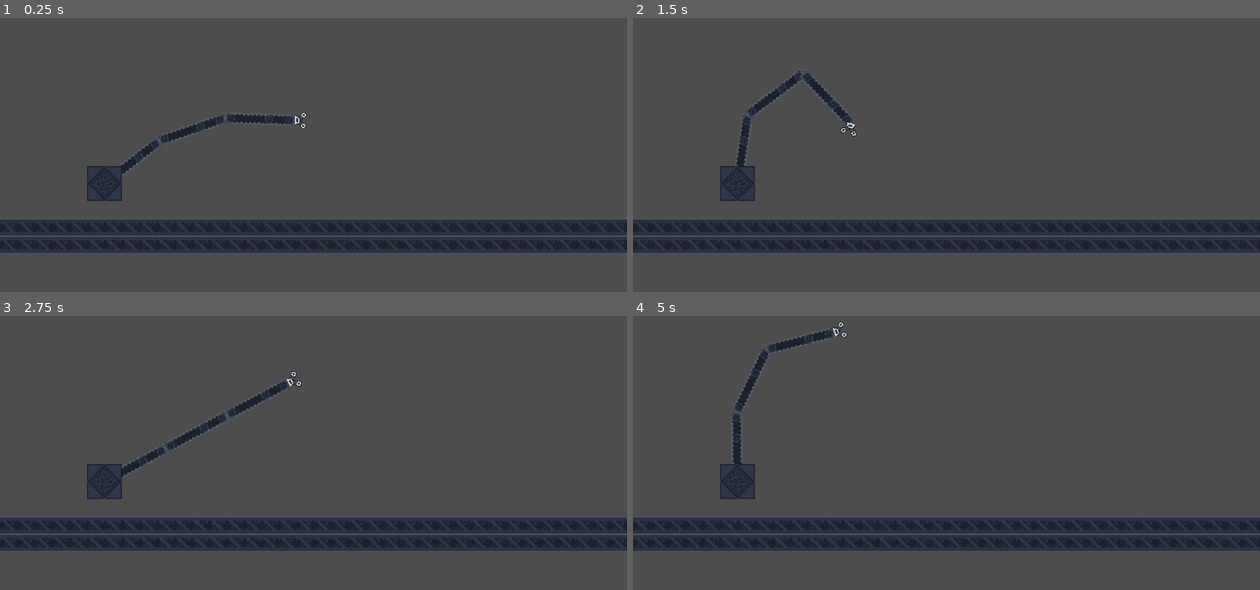
Above: before the commit, frames 1-4 (two rows, left to right).
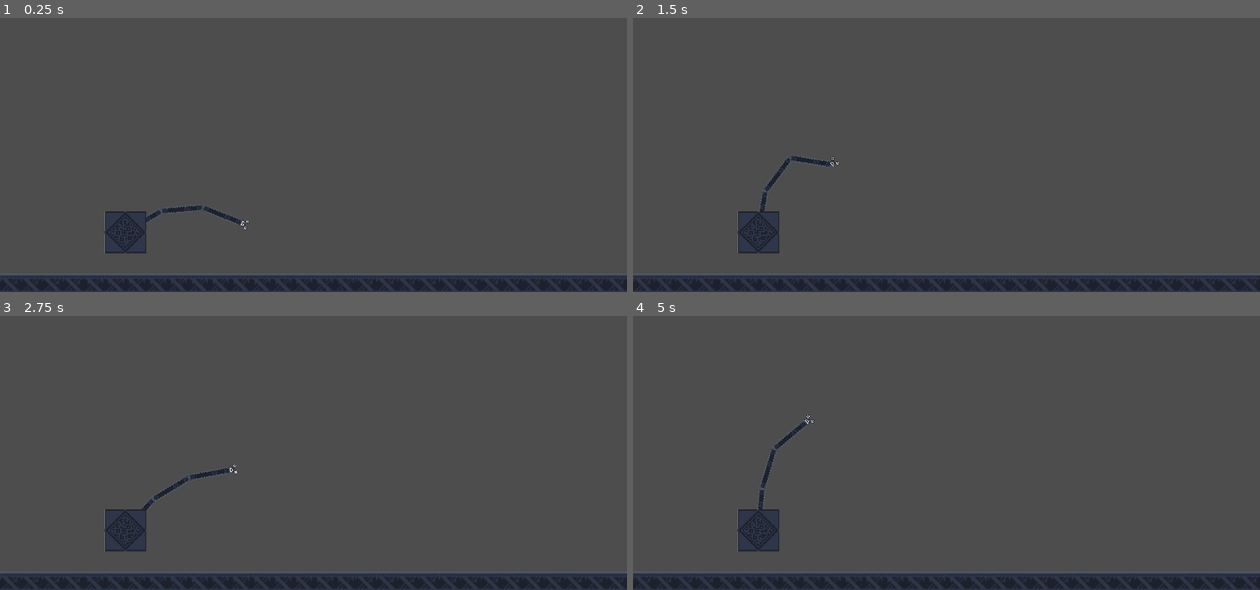
Above: after the commit, the same moments.

Repository: Katsutoshii/graftedgear
Game: Godot game, scene res://test.tscn
Two runs of this game, one before a commit and one after it. Both use one fixed random seed, a clock stepped at 60 frames per second and the inputs below.
Inputs (mouse positions are in pixels of both pictures, inside the frame that each line leads up to):
- Up to frame 1 (0.25 s): no input
- Up to frame 2 (1.5 s): drag from (959, 209) to (933, 116) at 0.52 s; drag from (821, 133) to (915, 187) at 1.27 s
- Up to frame 3 (2.75 s): move the mouse to (376, 337) at 2.02 s; click (376, 337) at 2.1 s
- Up to frame 4 (5 s): drag from (915, 485) to (1009, 337) at 2.77 s; move the mouse to (1134, 466) at 3.52 s; click (1134, 466) at 3.6 s; drag from (758, 362) to (852, 326) at 4.27 s

The runs differ from the first frame. In frame 1, 20% of the frame differs, in the area x 0-100%, y 34-100%; in frame 2, 20%; in frame 3, 20%; in frame 4, 20%, in the area x 0-100%, y 1-100%.

Commit message:
Physical claw implemented

Diff:
--- a/player/arm.tscn
+++ b/player/arm.tscn
@@ -1,11 +1,13 @@
 [gd_scene load_steps=8 format=3 uid="uid://dinsln64y6yu0"]
 
 [ext_resource type="Texture2D" uid="uid://b13u7fifnct77" path="res://terrain/industrial.v2.png" id="1_iogs4"]
-[ext_resource type="Script" path="res://player/claw.gd" id="2_3bwnl"]
 [ext_resource type="PackedScene" uid="uid://cnqmv5c8ln7kl" path="res://player/target.tscn" id="2_3qhue"]
+[ext_resource type="Script" path="res://player/follow_pointer.gd" id="2_dbjun"]
+
+[sub_resource type="CircleShape2D" id="CircleShape2D_bhipe"]
 
 [sub_resource type="SkeletonModification2DFABRIK" id="SkeletonModification2DFABRIK_gmbdw"]
-target_nodepath = NodePath("../Target")
+target_nodepath = NodePath("../Claw")
 fabrik_data_chain_length = 4
 joint_data/0/bone_index = 0
 joint_data/0/bone2d_node = NodePath("Joint0")
@@ -30,12 +32,26 @@
 region = Rect2(0, 128, 64, 16)
 margin = Rect2(0, 3, 0, 0)
 
-[sub_resource type="CircleShape2D" id="CircleShape2D_hu8ln"]
-
 [node name="Arm" type="Node2D"]
 texture_filter = 1
 texture_repeat = 2
 scale = Vector2(2, 2)
+
+[node name="Claw" parent="." node_paths=PackedStringArray("target") instance=ExtResource("2_3qhue")]
+position = Vector2(192, 0)
+target = NodePath("../Pointer")
+
+[node name="Pointer" type="Node2D" parent="." node_paths=PackedStringArray("origin")]
+position = Vector2(196, -12)
+script = ExtResource("2_dbjun")
+origin = NodePath("..")
+
+[node name="Area2D" type="Area2D" parent="Pointer"]
+
+[node name="CollisionShape2D" type="CollisionShape2D" parent="Pointer/Area2D"]
+position = Vector2(-4, 12)
+shape = SubResource("CircleShape2D_bhipe")
+debug_color = Color(0, 0.627451, 0.501961, 0.419608)
 
 [node name="Skeleton2D" type="Skeleton2D" parent="."]
 modification_stack = SubResource("SkeletonModificationStack2D_2phuq")
@@ -45,7 +61,6 @@
 auto_calculate_length_and_angle = false
 length = 64.0
 bone_angle = 0.0
-metadata/_local_pose_override_enabled_ = true
 
 [node name="Sprite2D" type="Sprite2D" parent="Skeleton2D/Joint0"]
 position = Vector2(32, 0)
@@ -53,11 +68,10 @@
 
 [node name="Joint1" type="Bone2D" parent="Skeleton2D/Joint0"]
 position = Vector2(64, 0)
-rest = Transform2D(1, 0, 0, 1, 32, 0)
+rest = Transform2D(1, 0, 0, 1, 64, 0)
 auto_calculate_length_and_angle = false
 length = 64.0
 bone_angle = 0.0
-metadata/_local_pose_override_enabled_ = true
 
 [node name="Sprite2D" type="Sprite2D" parent="Skeleton2D/Joint0/Joint1"]
 position = Vector2(32, 0)
@@ -65,11 +79,10 @@
 
 [node name="Joint2" type="Bone2D" parent="Skeleton2D/Joint0/Joint1"]
 position = Vector2(64, 0)
-rest = Transform2D(1, 0, 0, 1, 32, 0)
+rest = Transform2D(1, 0, 0, 1, 64, 0)
 auto_calculate_length_and_angle = false
 length = 64.0
 bone_angle = 0.0
-metadata/_local_pose_override_enabled_ = true
 
 [node name="Sprite2D" type="Sprite2D" parent="Skeleton2D/Joint0/Joint1/Joint2"]
 position = Vector2(32, 0)
@@ -77,16 +90,13 @@
 
 [node name="Claw" type="Bone2D" parent="Skeleton2D/Joint0/Joint1/Joint2"]
 position = Vector2(64, 0)
-scale = Vector2(0.999999, 0.999999)
-rest = Transform2D(1, 0, 0, 1, 32, 0)
+rest = Transform2D(1, 0, 0, 1, 64, 0)
 auto_calculate_length_and_angle = false
 length = 16.0
 bone_angle = 0.0
-script = ExtResource("2_3bwnl")
-metadata/_local_pose_override_enabled_ = true
 
 [node name="Top" type="Sprite2D" parent="Skeleton2D/Joint0/Joint1/Joint2/Claw"]
-position = Vector2(8, 0)
+position = Vector2(8.00002, 0)
 rotation = -1.5708
 scale = Vector2(1, -1)
 texture = ExtResource("1_iogs4")
@@ -99,16 +109,3 @@
 texture = ExtResource("1_iogs4")
 region_enabled = true
 region_rect = Rect2(144, 128, 16, 16)
-
-[node name="Area2D" type="Area2D" parent="Skeleton2D/Joint0/Joint1/Joint2/Claw"]
-position = Vector2(8, 0)
-collision_layer = 4
-
-[node name="CollisionShape2D" type="CollisionShape2D" parent="Skeleton2D/Joint0/Joint1/Joint2/Claw/Area2D"]
-shape = SubResource("CircleShape2D_hu8ln")
-
-[node name="Target" parent="." instance=ExtResource("2_3qhue")]
-position = Vector2(212, 0)
-
-[connection signal="body_entered" from="Skeleton2D/Joint0/Joint1/Joint2/Claw/Area2D" to="Skeleton2D/Joint0/Joint1/Joint2/Claw" method="_on_area_2d_body_entered"]
-[connection signal="body_exited" from="Skeleton2D/Joint0/Joint1/Joint2/Claw/Area2D" to="Skeleton2D/Joint0/Joint1/Joint2/Claw" method="_on_area_2d_body_exited"]
--- a/player/claw.gd
+++ b/player/claw.gd
@@ -1,24 +1,40 @@
-extends Bone2D
+extends RigidBody2D
 
 var is_open: bool = true
 var original_collider_color: Color
+
+# How quicky to follow to pointer.
+@export var follow_speed: float = 2500.
+# Maximum distance used for scaling.
+@export var max_squared_distance: float = 100.
+# Amount of drag to apply to the object.
+@export var drag: float = 10.
+@export var target: Node2D
+const RADIUS_SQUARED = (64 * 3 + 16) ^ 2
 
 
 func on_close():
 	print("close")
 	is_open = false
-	$Area2D/CollisionShape2D.debug_color = Color(1, 0, 0, 0.5)
+	$CollisionShape2D.debug_color = Color(1, 0, 0, 0.5)
 
 
 func on_open():
 	print("open")
 	is_open = true
-	$Area2D/CollisionShape2D.debug_color = original_collider_color
+	$CollisionShape2D.debug_color = original_collider_color
 
 
 # Called when the node enters the scene tree for the first time.
 func _ready():
-	original_collider_color = $Area2D/CollisionShape2D.debug_color
+	original_collider_color = $CollisionShape2D.debug_color
+
+
+func _physics_process(delta):
+	var direction: Vector2 = target.global_position - global_position
+	var magnitude: float = clamp(direction.length_squared(), 0, max_squared_distance)
+	apply_central_force(delta * follow_speed * (direction.normalized() * magnitude))
+	apply_central_force(-drag * linear_velocity)
 
 
 func _input(event: InputEvent):
--- a/player/follow_pointer.gd
+++ b/player/follow_pointer.gd
@@ -2,6 +2,10 @@
 
 # How quicky to follow to pointer.
 @export var follow_speed: float = 10.
+
+@export var origin: Node2D
+@export var radius: float = 64 * 3 + 16
+var radius_squared: float = radius * radius
 
 
 # Called when the node enters the scene tree for the first time.
@@ -10,6 +14,10 @@
 
 
 # Called every frame. 'delta' is the elapsed time since the previous frame.
-func _physics_process(delta):
+func _process(delta):
 	var direction: Vector2 = get_global_mouse_position() - global_position
-	global_position += direction * delta * follow_speed
+	var distance: float = (global_position).distance_squared_to(origin.global_position)
+	var new_position: Vector2 = global_position + (direction * delta * follow_speed)
+	var new_distance: float = (new_position).distance_squared_to(origin.global_position)
+	if new_distance < radius_squared || new_distance < distance:
+		global_position = new_position
--- a/player/player.tscn
+++ b/player/player.tscn
@@ -19,6 +19,7 @@
 physics_material_override = SubResource("PhysicsMaterial_o7tb4")
 
 [node name="Arm" parent="." instance=ExtResource("1_ys2gy")]
+scale = Vector2(1, 1)
 
 [node name="Player" type="Node2D" parent="."]
 
--- a/player/target.tscn
+++ b/player/target.tscn
@@ -1,15 +1,14 @@
 [gd_scene load_steps=3 format=3 uid="uid://cnqmv5c8ln7kl"]
 
-[ext_resource type="Script" path="res://player/follow_pointer.gd" id="1_67qky"]
+[ext_resource type="Script" path="res://player/claw.gd" id="1_wth8g"]
 
 [sub_resource type="CircleShape2D" id="CircleShape2D_bynwu"]
 
-[node name="Target" type="Node2D"]
-script = ExtResource("1_67qky")
+[node name="Claw" type="RigidBody2D"]
+script = ExtResource("1_wth8g")
+follow_speed = 2000.0
+max_squared_distance = 500.0
+drag = 20.0
 
-[node name="Area" type="Area2D" parent="."]
-monitoring = false
-monitorable = false
-
-[node name="CollisionShape2D" type="CollisionShape2D" parent="Area"]
+[node name="CollisionShape2D" type="CollisionShape2D" parent="."]
 shape = SubResource("CircleShape2D_bynwu")
--- a/project.godot
+++ b/project.godot
@@ -15,6 +15,13 @@
 config/features=PackedStringArray("4.0", "Forward Plus")
 config/icon="res://icon.svg"
 
+[display]
+
+window/size/viewport_width=1920
+window/size/viewport_height=1080
+window/size/borderless=true
+window/stretch/scale=2.0
+
 [input]
 
 click={
--- a/terrain/industrialv2_set.tres
+++ b/terrain/industrialv2_set.tres
@@ -1237,6 +1237,7 @@
 
 [resource]
 physics_layer_0/collision_layer = 1
+physics_layer_0/collision_mask = 6
 physics_layer_0/physics_material = SubResource("PhysicsMaterial_dcy0j")
 navigation_layer_0/layers = 1
 sources/1 = SubResource("TileSetAtlasSource_3r311")
--- a/test.tscn
+++ b/test.tscn
@@ -16,7 +16,7 @@
 layer_0/tile_data = PackedInt32Array(1048580, 917505, 0, 1048581, 917505, 0, 1048582, 917505, 0, 1048583, 917505, 0, 10 …(1357 unchanged characters)…
 
 [node name="Draggable" parent="." instance=ExtResource("3_30jli")]
-position = Vector2(600, 496)
+position = Vector2(384, 496)
 mass = 10.0
 max_squared_distance = 1000.0
 drag = 150.0
